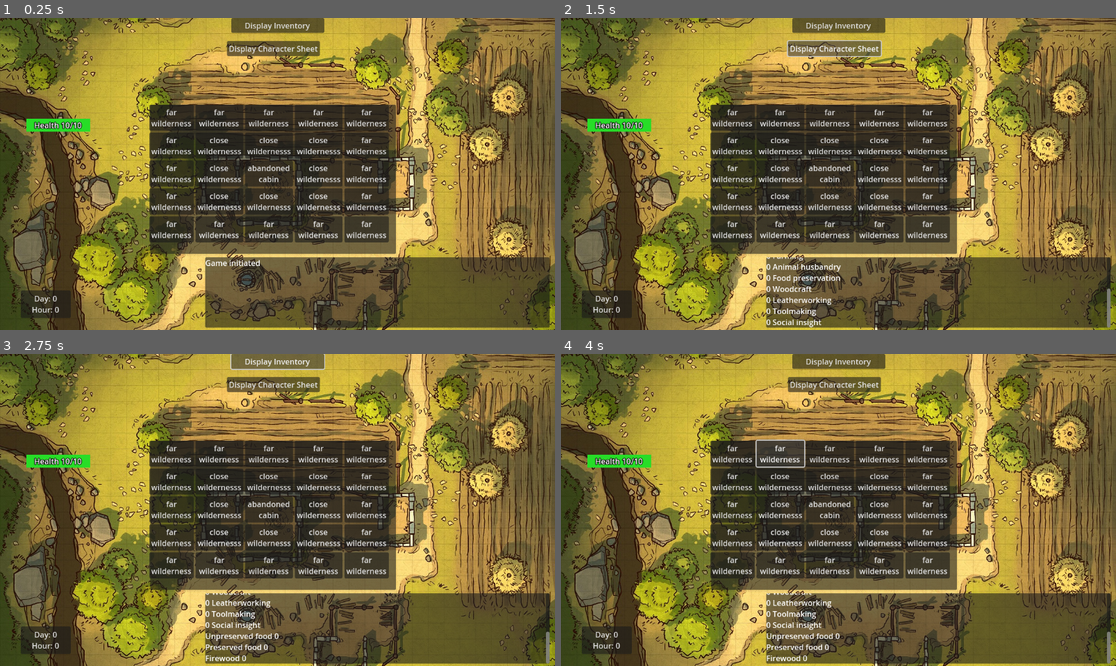
Above: before the commit, frames 1-4 (two rows, left to right).
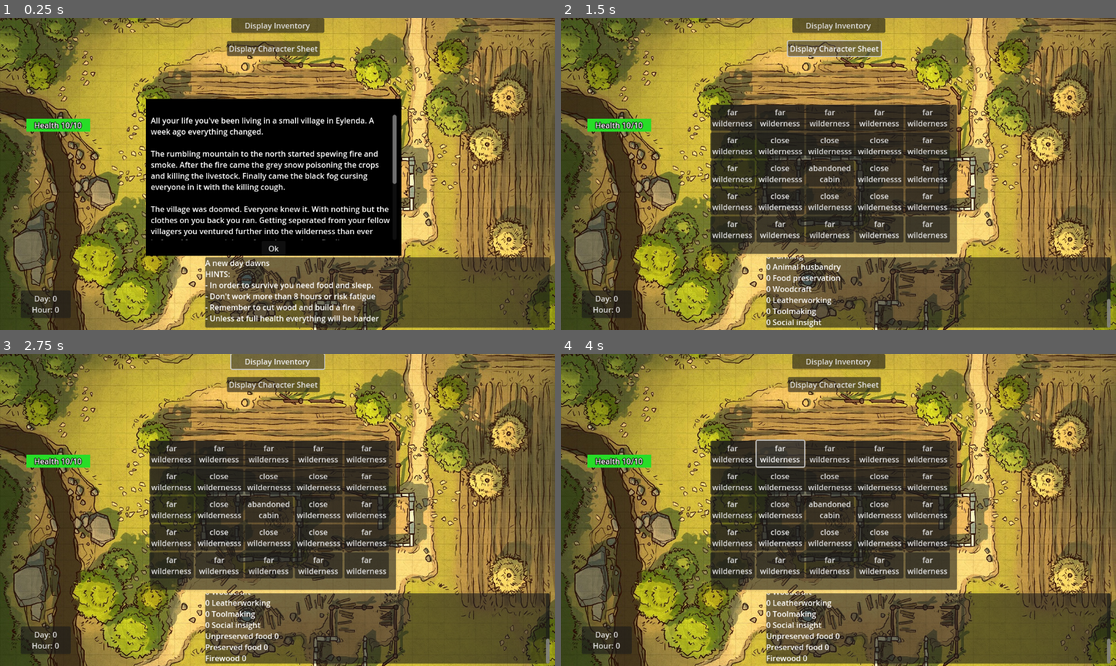
Above: after the commit, the same moments.

Repository: Cablefish1/SurvivalSim
Game: Godot game, scene res://main_game_object.tscn
The game is run twice, just before and just after one commit, with the same random seed, the same clock (stepped at 60 frames per second) and the same inputs.
Inputs (mouse positions are in pixels of both pictures, inside the frame that each line leads up to):
- Up to frame 1 (0.25 s): no input
- Up to frame 2 (1.5 s): click (832, 248) at 0.5 s, where only the run after the commit has a clickable "Ok"; click "Display Character Sheet" at 1.25 s
- Up to frame 3 (2.75 s): click "Display Inventory" at 2 s
- Up to frame 4 (4 s): click "far wilderness" at 2.75 s; click "far wilderness" at 3.5 s

The runs differ from the first frame. In frame 1, 24% of the frame differs, in the area x 26-73%, y 25-98%; in frame 2, less than 0.1%; in frame 3, less than 0.1%; in frame 4, less than 0.1%.

Commit message:
Alpha release
VERY ALPHA

Diff:
--- /dev/null
+++ b/event_panel.gd
@@ -0,0 +1,13 @@
+extends Panel
+
+
+# Called when the node enters the scene tree for the first time.
+func _ready():
+	pass # Replace with function body.
+
+
+
+
+
+func _on_ok_button_pressed():
+	hide()
--- a/main_game_object.gd
+++ b/main_game_object.gd
@@ -14,6 +14,9 @@
 @onready var sleep_label = $SleepPopup/SleepLabel
 
 
+#GAME CONFIG:
+@export var tutorial : bool = true
+
 
 @export var hour = 0
 @export var day = 0
@@ -22,9 +25,17 @@
 
 # Called when the node enters the scene tree for the first time.
 func _ready():
-	display_text("Game initiated")
+	display_text("A new day dawns")
 	time_keeper.set_text("Day: "+var_to_str(day)+"\nHour: "+var_to_str(hour))
 	update_health_bar()
+	if tutorial:
+		display_text("HINTS:")
+		display_text("- In order to survive you need food and sleep.")
+		display_text("- Don't work more than 8 hours or risk fatigue")
+		display_text("- Remember to cut wood and build a fire")
+		display_text("- Unless at full health everything will be harder")
+
+
 
 func advance_time(hours):
 	hour = hour + hours
--- a/main_game_object.tscn
+++ b/main_game_object.tscn
@@ -1,10 +1,11 @@
-[gd_scene load_steps=9 format=3 uid="uid://cc2dnfvxi4vg8"]
+[gd_scene load_steps=10 format=3 uid="uid://cc2dnfvxi4vg8"]
 
 [ext_resource type="Texture2D" uid="uid://beoyic83eye0v" path="res://Images/farm map.jpg" id="1_ff7vv"]
 [ext_resource type="Script" path="res://main_game_object.gd" id="1_vlqa0"]
 [ext_resource type="Script" path="res://PlayerData.gd" id="2_flwpm"]
 [ext_resource type="Script" path="res://close_wilderness.gd" id="4_dkom5"]
 [ext_resource type="Script" path="res://HomeCabin.gd" id="5_nnpi7"]
+[ext_resource type="Script" path="res://event_panel.gd" id="6_28thn"]
 
 [sub_resource type="StyleBoxFlat" id="StyleBoxFlat_mbogw"]
 bg_color = Color(0.921569, 0.0941176, 0.00392157, 1)
@@ -409,6 +410,7 @@
 offset_top = 566.0
 offset_right = 147.0
 offset_bottom = 623.0
+tooltip_text = "Don't work for more than 8 hours or risk loss of health due to fatigue."
 
 [node name="Healthbar" type="ProgressBar" parent="."]
 layout_mode = 0
@@ -523,6 +525,59 @@
 [node name="Wait" type="Button" parent="SleepPopup/GridContainer"]
 layout_mode = 2
 text = "Wait"
+
+[node name="EventPanel" type="Panel" parent="."]
+layout_mode = 1
+anchors_preset = 8
+anchor_left = 0.5
+anchor_top = 0.5
+anchor_right = 0.5
+anchor_bottom = 0.5
+offset_left = -273.0
+offset_top = -156.0
+offset_right = 257.0
+offset_bottom = 170.0
+grow_horizontal = 2
+grow_vertical = 2
+theme_override_styles/panel = SubResource("StyleBoxFlat_mgeky")
+script = ExtResource("6_28thn")
+
+[node name="EventLabel" type="RichTextLabel" parent="EventPanel"]
+layout_mode = 1
+anchors_preset = 8
+anchor_left = 0.5
+anchor_top = 0.5
+anchor_right = 0.5
+anchor_bottom = 0.5
+offset_left = -255.0
+offset_top = -130.0
+offset_right = 255.0
+offset_bottom = 130.0
+grow_horizontal = 2
+grow_vertical = 2
+text = "All your life you've been living in a small village in Eylenda. A week ago everything changed.
+
+The rumbling mountain to the north started spewing fire and smoke. After the fire came the grey snow poisoning the crops and killing the livestock. Finally came the black fog cursing everyone in it with the killing cough.
+
+The village was doomed. Everyone knew it. With nothing but the clothes on you back you ran. Getting seperated from your fellow villagers you ventured further into the wilderness than ever before. After several days of rough travel you finally escape from the black fog and ominous rumblings. However you are starved, exhausted and cold.
+
+The last hours of daylight reveal what appears to be an abandoned cabin. It has a hole in the roof and no real bed but you are too exhausted to care, you collapse on a pile of straw.
+
+You awake with the first light next day. It's time to explore the sorroundings, find some food and figure out how to survive."
+
+[node name="OKButton" type="Button" parent="EventPanel"]
+layout_mode = 1
+anchors_preset = 7
+anchor_left = 0.5
+anchor_top = 1.0
+anchor_right = 0.5
+anchor_bottom = 1.0
+offset_left = -25.0
+offset_top = -31.0
+offset_right = 25.0
+grow_horizontal = 2
+grow_vertical = 0
+text = "Ok"
 
 [connection signal="pressed" from="DisplaySheet" to="." method="_on_display_sheet_pressed"]
 [connection signal="pressed" from="DisplayInventory" to="." method="_on_display_inventory_pressed"]
@@ -548,3 +603,4 @@
 [connection signal="id_pressed" from="SectorMapPanel/GridContainer/CloseWildernessButton9/CloseWildernessPopupMenu" to="SectorMapPanel/GridContainer/CloseWildernessButton9" method="_on_close_wilderness_popup_menu_id_pressed"]
 [connection signal="pressed" from="SleepPopup/GridContainer/Sleep" to="." method="advance_day"]
 [connection signal="pressed" from="SleepPopup/GridContainer/Wait" to="." method="_on_sleep_wait_pressed"]
+[connection signal="pressed" from="EventPanel/OKButton" to="EventPanel" method="_on_ok_button_pressed"]
Not shown, added: export_presets.cfg
